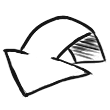
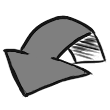
Before/after of a (110, 110) layered artwork. What changed in the layer stack:
added layer "新規レイヤー" (50%) above "貼り付けられたレイヤー" over [left=7, top=19, right=91, bottom=94]
